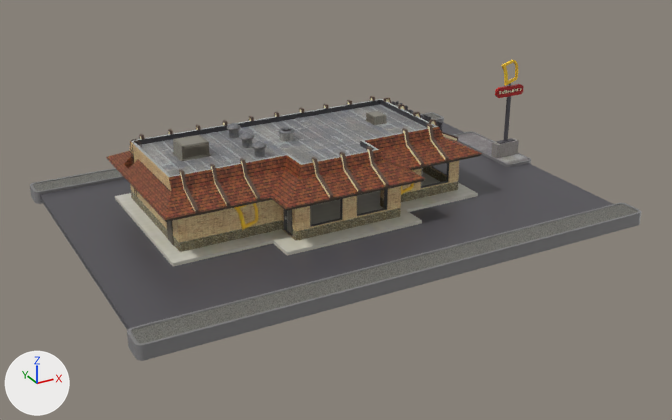
Two versions of the Blender file proj_files/downloaded_models/mcdonalds/source/McDonaldsFAB.blend, one commit apart.
One viewpoint serves both versions: a camera (50 mm lens) standing at (-46.4, -56.0, 27.3) and looking at (-16.4, -1.5, 0.1). The axes (+X, +Y, +Z) are drawn at lower left. The lights are the same throughout. The picture after the commit comes second.

The scene before the commit, as lines of its bpy script (objects in view):
```python
me_base = bpy.data.meshes.new('Base')
me_base.from_pydata(...)  # 4007 vertices, 6157 faces, 3 loose edges; spans x -14.8..22.6, y -12.4..14.3, z -5.0..1.7
# faces by material slot: [4752, 30, 77, 984, 56, 256, 2]
me_base.materials.append(mat_material_266)  # picture img_texture266b_png
me_base.materials.append(mat_brick_tan)  # picture img_brick_rough_tan_jpg
me_base.materials.append(mat_outerbrick)  # picture img_outerbrick2_png
me_base.materials.append(mat_felt)  # picture img_feltroof_png
me_base.materials.append(mat_roofing)  # picture img_roofing_shingles_jpg
me_base.materials.append(mat_brickee)  # picture img_brickee_png
me_base.materials.append(mat_stones)  # picture img_stones__png
me_base_001 = bpy.data.meshes.new('Base.001')
me_base_001.from_pydata(...)  # 1500 vertices, 2201 faces; spans x -14.82..-12.14, y -0.31..0.39, z -4.62..2.34
# faces by material slot: [2195, 6]
me_base_001.materials.append(mat_material_266)  # picture img_texture266b_png
me_base_001.materials.append(mat_brickee2)  # picture img_brickee2_png
me_base_002 = bpy.data.meshes.new('Base.002')
me_base_002.from_pydata(...)  # 124 vertices, 118 faces; spans x -14.18..-12.47, y -0.05..0.12, z 2.11..4.15
me_base_002.materials.append(mat_material_266)  # picture img_texture266b_png
ob_base = bpy.data.objects.new('Base', me_base)
ob_base.location = (-12.42, 1.26, 4.25)
ob_base.rotation_euler = (0.0, 0.0, 3.142)  # degrees (0, 0, 180)
ob_pole = bpy.data.objects.new('Pole', me_base_001)
ob_pole.location = (-12.42, 1.26, 4.25)
ob_pole.rotation_euler = (0.0, 0.0, 3.142)  # degrees (0, 0, 180)
ob_pole_logo = bpy.data.objects.new('Pole logo', me_base_002)
ob_pole_logo.location = (-12.42, 1.26, 4.25)
ob_pole_logo.rotation_euler = (0.0, 0.0, 3.142)  # degrees (0, 0, 180)
```
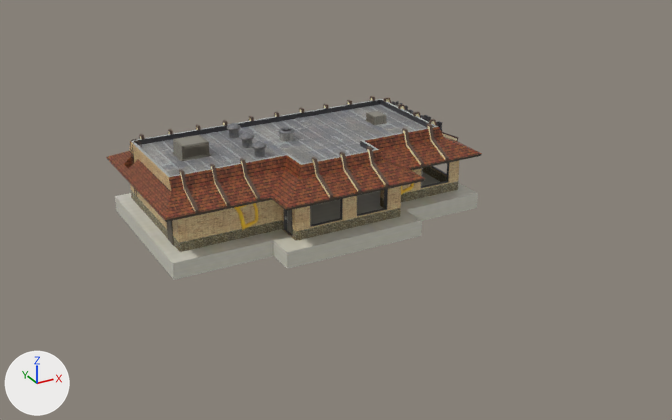
The edits, one by one:
me_base is used by ob_base; location (-12.42, 1.26, 4.25); rotation (0.0, 0.0, 3.142), in degrees (0, 0, 180).
me_base had 4007 vertices, 6157 faces, 3 loose edges and spanned x -14.8..22.6, y -12.4..14.3, z -5.0..1.7.
me_base now has 3563 vertices, 5824 faces and spans x -6.8..17.8, y -7.3..7.9, z -5.0..1.7.
me_base part 1: the loose piece of 144 vertices spanning x -14.7..-12.2, y -6.1..2.2, z -4.8..-3.9 is deleted.
me_base part 2: the loose piece of 144 vertices spanning x -14.8..22.6, y -12.4..-10.3, z -4.8..-3.9 is deleted.
me_base part 3: the loose piece of 144 vertices spanning x -14.8..22.6, y 12.2..14.3, z -4.8..-3.9 is deleted.
me_base part 4: the loose piece of 8 vertices spanning x -14.3..22.3, y -10.5..12.5, z -4.5..-4.1 is deleted.
Other edits to the shape of me_base do not show in these pictures.
me_base no longer uses material mat_stones (picture img_stones__png).
Object 'Pole' (ob_pole) is deleted.
Object 'Pole logo' (ob_pole_logo) is deleted.

What differs and where, as boxes (x1, y1, x2, y2) in the pictures (672 x 420 px):
'Base', reshaped (38% narrower, 30% shorter): before (30, 96, 641, 361); after (106, 96, 482, 280)
'Pole', deleted: before (491, 83, 524, 158)
    faces in mat_material_266 (picture img_texture266b_png): (495, 83, 524, 144)
    faces in mat_brickee2 (picture img_brickee2_png): (491, 138, 519, 158)
'Pole logo', deleted: before (501, 60, 518, 86)
part 1 of me_base, deleted: before (453, 131, 531, 167)
part 2 of me_base, deleted: before (30, 112, 444, 204)
part 3 of me_base, deleted: before (127, 203, 641, 361)
part 4 of me_base, deleted: before (40, 121, 612, 330)
